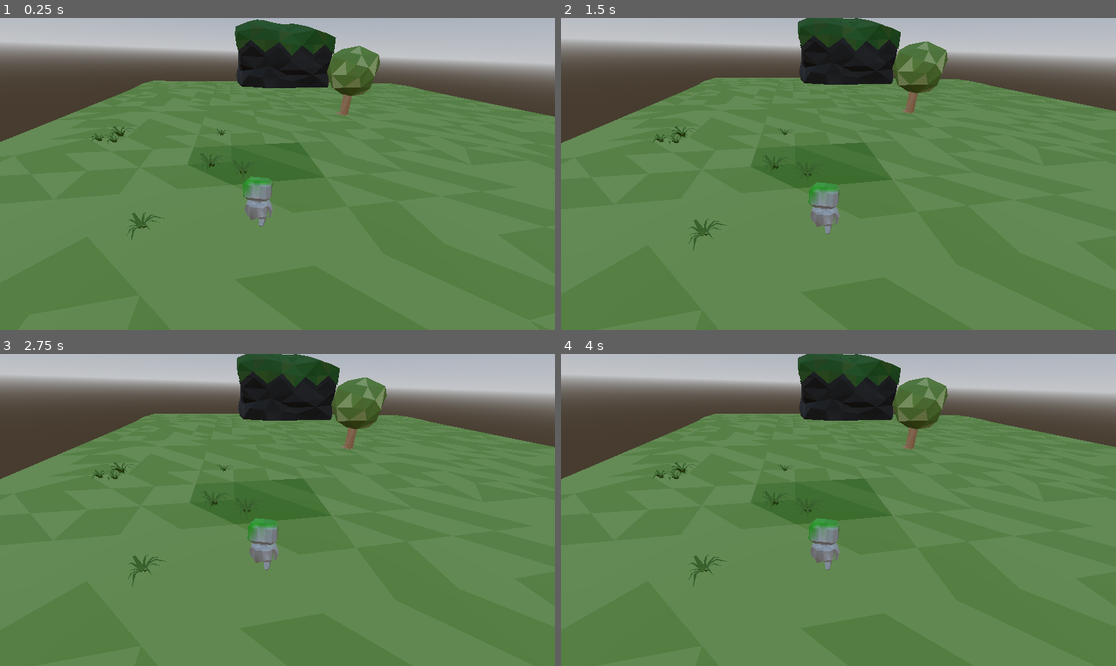
Above: before the commit, frames 1-4 (two rows, left to right).
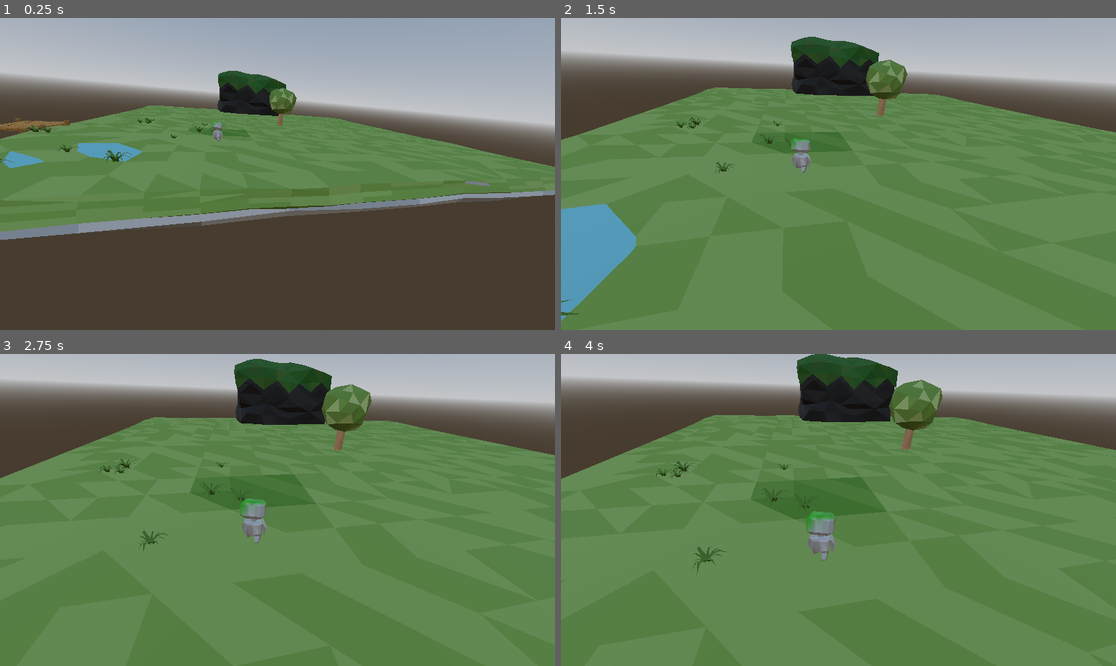
Above: after the commit, the same moments.

Repository: AYT04/SmallWorld4
Game: Godot game, scene res://scenes/scn_dev/scn_dev.tscn
Two runs of this game, one before a commit and one after it. Both use one fixed random seed, a clock stepped at 60 frames per second and the inputs below.
Inputs:
- Up to frame 1 (0.25 s): no input
- Up to frame 2 (1.5 s): no input
- Up to frame 3 (2.75 s): no input
- Up to frame 4 (4 s): no input

The runs differ from the first frame. In frame 1, 72% of the frame differs, in the area x 0-100%, y 0-100%; in frame 2, 22%; in frame 3, 9.5%; in frame 4, 3.3%.

Commit message:
Slow down the camera

Diff:
--- a/scenes/scn_dev/scn_dev.tscn
+++ b/scenes/scn_dev/scn_dev.tscn
@@ -48,6 +48,10 @@
 transform = Transform3D(-0.99245, 0.0870673, -0.086368, 0.0283753, 0.848163, 0.528976, 0.11931, 0.522533, -0.844228, -0.8054, 4.55767, -4.31413)
 
 [node name="Camera3D" type="Camera3D" parent="." node_paths=PackedStringArray("target")]
-transform = Transform3D(0.951105, -1.45369e-08, -0.308868, 0.0993436, 0.946863, 0.305911, 0.292455, -0.321638, 0.900566, -9.08754, 5.27015, 21.435)
+transform = Transform3D(0.951105, -1.45369e-08, -0.308868, 0.0993436, 0.946863, 0.305911, 0.292455, -0.321638, 0.900566, -9.08754, 5.27015, 33.3783)
 script = ExtResource("4_vxe1e")
+translate_speed = 0.233
+rotate_speed = 0.211
+fov_speed = 0.243
+near_far_speed = 0.254
 target = NodePath("../beginnerIsland/Player/camera_target")
